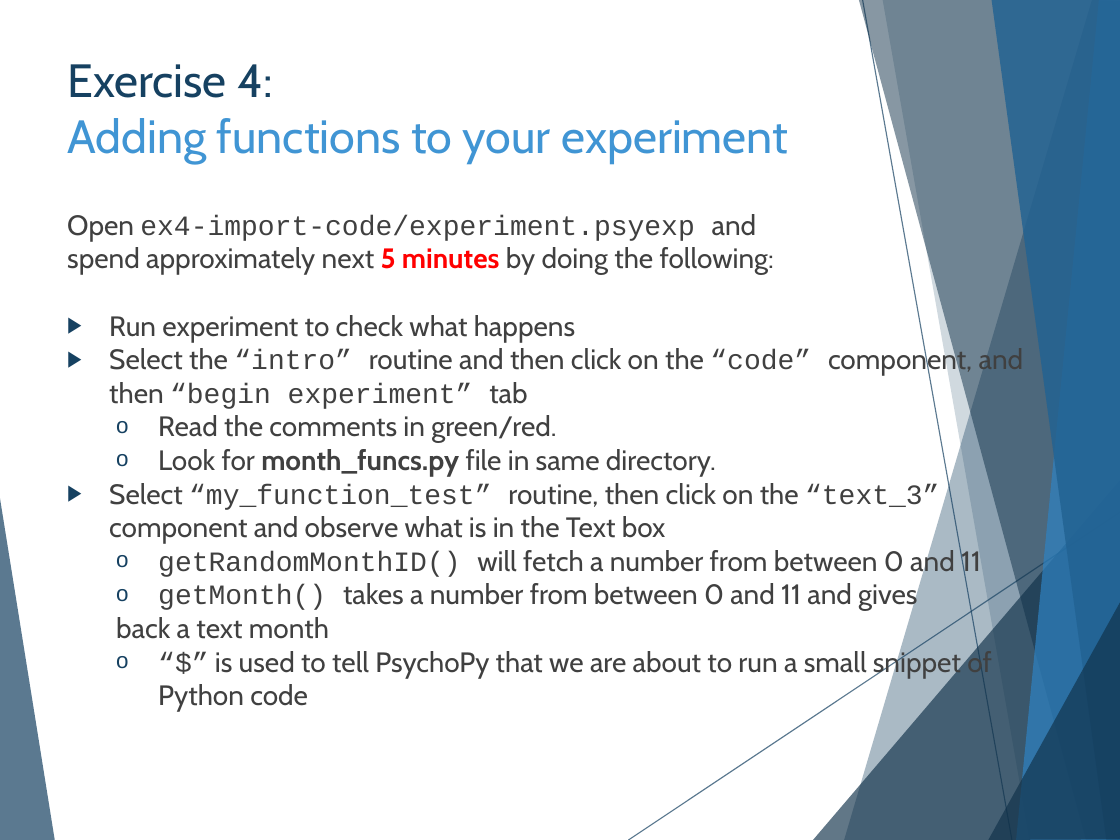
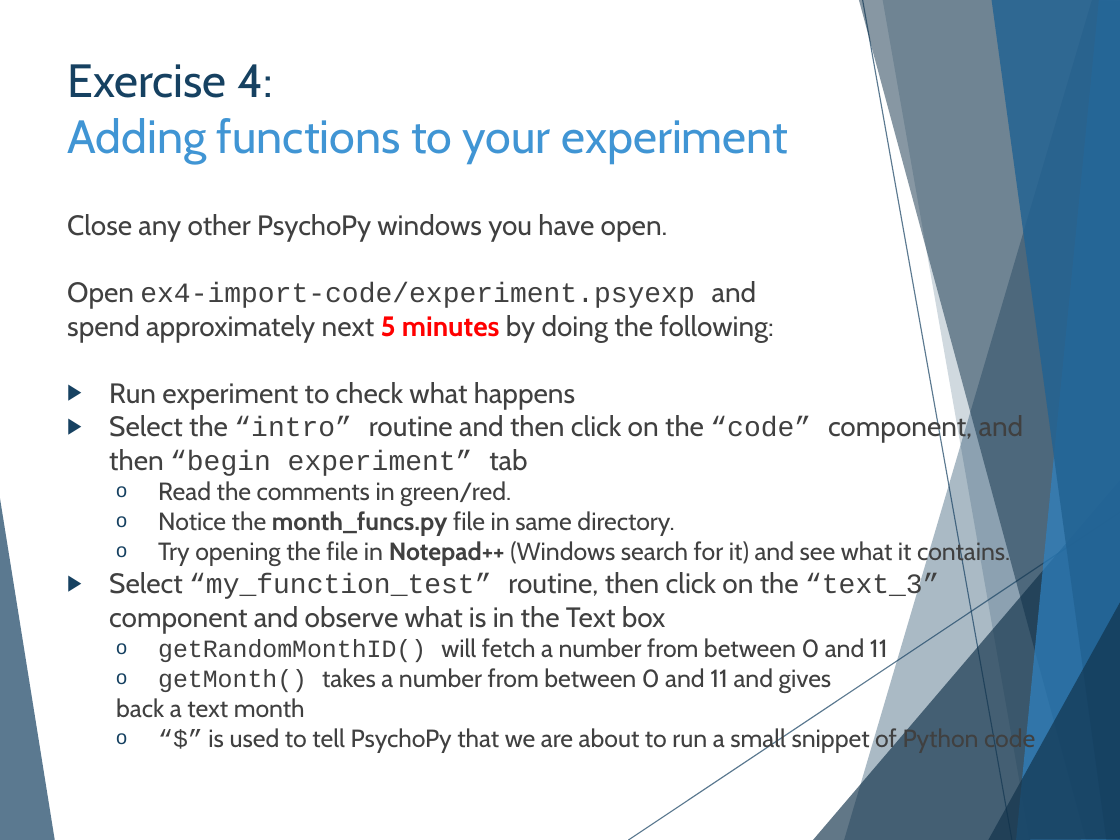
Before and after one commit to hlmpsy/psychopy_training, a slide deck: slide 16 of PsychoPy-Part2/PsychoPy-part2.pptx. Drawn at 1120x840 pixels with LibreOffice and Linux fonts; fonts in the diff are those of the drawing. Boxes give left, top, right and bottom in pixels: in the first picture for what was removed or moved away, otherwise in the second. Text is boxed around its words. In the diff, an @@ line names an element or a change of style, - is before the commit and + after.

```diff
--- a/PsychoPy-Part2/PsychoPy-part2.pptx
+++ b/PsychoPy-Part2/PsychoPy-part2.pptx
@@ text at <box>67,214,668,241</box>: paragraph added @@
+Close any other PsychoPy windows you have open.
@@ text at <box>116,481,1035,752</box>: size 18 to 16 pt in "Read the comments in green/red.", "getRandomMonthID() will fetch a number from between ...", "getMonth() takes a number from between 0 ...", "back a text month" and 1 more places @@
@@ text at <box>158,511,1010,566</box>: text changed; size 18 to 16 pt @@
-    o Look for month_funcs.py file in same directory.
+    o Notice the month_funcs.py file in same directory.
+    o Try opening the file in Notepad++ (Windows search for it) and see what it contains.
```
Also in this commit, not shown: 7 other slides changed, 39 other files.
